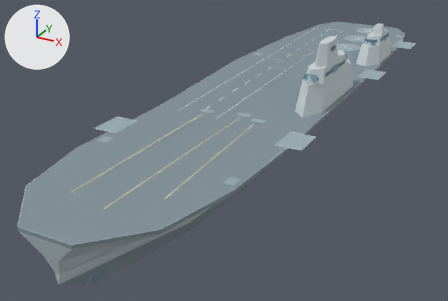
An edit to the OBJ model australis-2030/model/game-scale/ran_cvn_australis_2030.obj, drawn before and after from the same camera.
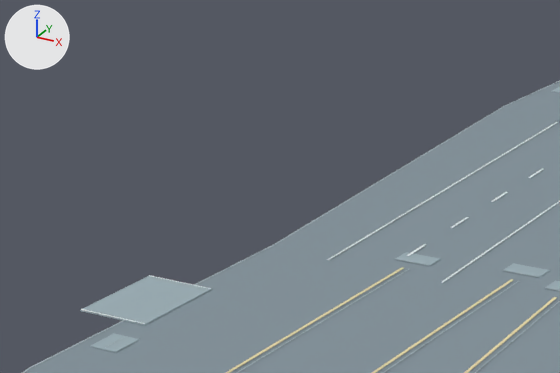
The first picture shows the older version from a 50 mm camera at (2.02, -4.56, 1.92) aimed at (-0.27, -0.39, -0.17). The close-ups show the older and then the newer version on the part from 15% to 57% of the width and 8% to 50% of the height of that picture. Only the edits that show in the close-ups are written down. The axes (+X, +Y, +Z) are drawn at upper left. The lights are the same throughout. Where no turn or scale is listed for an object, it has been applied to the vertices.

Before the edit, the objects in view are built like this:
```python
me_deckedgelift_3 = bpy.data.meshes.new('DeckEdgeLift_3')
me_deckedgelift_3.from_pydata(...)  # a box spanning x -0.707..-0.517, y -1.472..-1.209, z 0.321..0.324
me_deckedgelift_3.materials.append(mat_hatch)  # grey #9aadb4
me_facetedflightdeck = bpy.data.meshes.new('FacetedFlightDeck')
me_facetedflightdeck.from_pydata(...)  # 34 vertices, 64 faces; spans x -0.67..0.61, y -2.7..2.7, z 0.3..0.32
me_facetedflightdeck.materials.append(mat_deck)  # grey #82929a
me_laserhatchclosed_1 = bpy.data.meshes.new('LaserHatchClosed_1')
me_laserhatchclosed_1.from_pydata(...)  # a box spanning x -0.5464..-0.4736, y -1.6305..-1.546, z 0.3212..0.323
me_laserhatchclosed_1.materials.append(mat_hatch)  # grey #9aadb4
ob_deckedgelift_3 = bpy.data.objects.new('DeckEdgeLift_3', me_deckedgelift_3)
ob_deckedgelift_3.location = (0.0, 0.0, 0.0)
ob_facetedflightdeck = bpy.data.objects.new('FacetedFlightDeck', me_facetedflightdeck)
ob_facetedflightdeck.location = (0.0, 0.0, 0.0)
ob_laserhatchclosed_1 = bpy.data.objects.new('LaserHatchClosed_1', me_laserhatchclosed_1)
ob_laserhatchclosed_1.location = (0.0, 0.0, 0.0)
# also in view: 'CatapultTrack_1' at (-0.19, -1.57, 0.32)
```
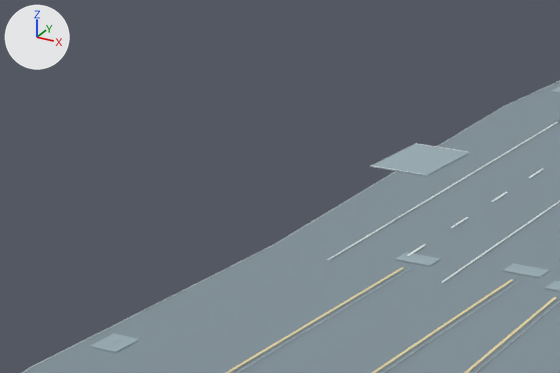
Where the change shows, as pixel boxes (x1, y1, x2, y2) in the close-ups (560 x 373 px):
'DeckEdgeLift_3', moved
    before: (80, 276, 212, 326)
    after: (370, 144, 470, 176)

Diff of the bpy script that builds the scene:
```diff
--- a/australis-2030/model/game-scale/ran_cvn_australis_2030.obj.py
+++ b/australis-2030/model/game-scale/ran_cvn_australis_2030.obj.py
@@ me_deckedgelift_3 @@
 # used by ob_deckedgelift_3; location = (0.0, 0.0, 0.0)
-me_deckedgelift_3.from_pydata(...)  # 8 vertices, 12 faces; spans x -0.707..-0.517, y -1.472..-1.209, z 0.321..0.324
+me_deckedgelift_3.from_pydata(...)  # 8 vertices, 12 faces; spans x -0.707..-0.517, y -0.175..0.087, z 0.321..0.324
+# me_deckedgelift_3 part 1: the whole mesh is moved by (0.0, 1.297, 0.0)
 me_deckedgelift_3.materials.append(mat_hatch)
```
